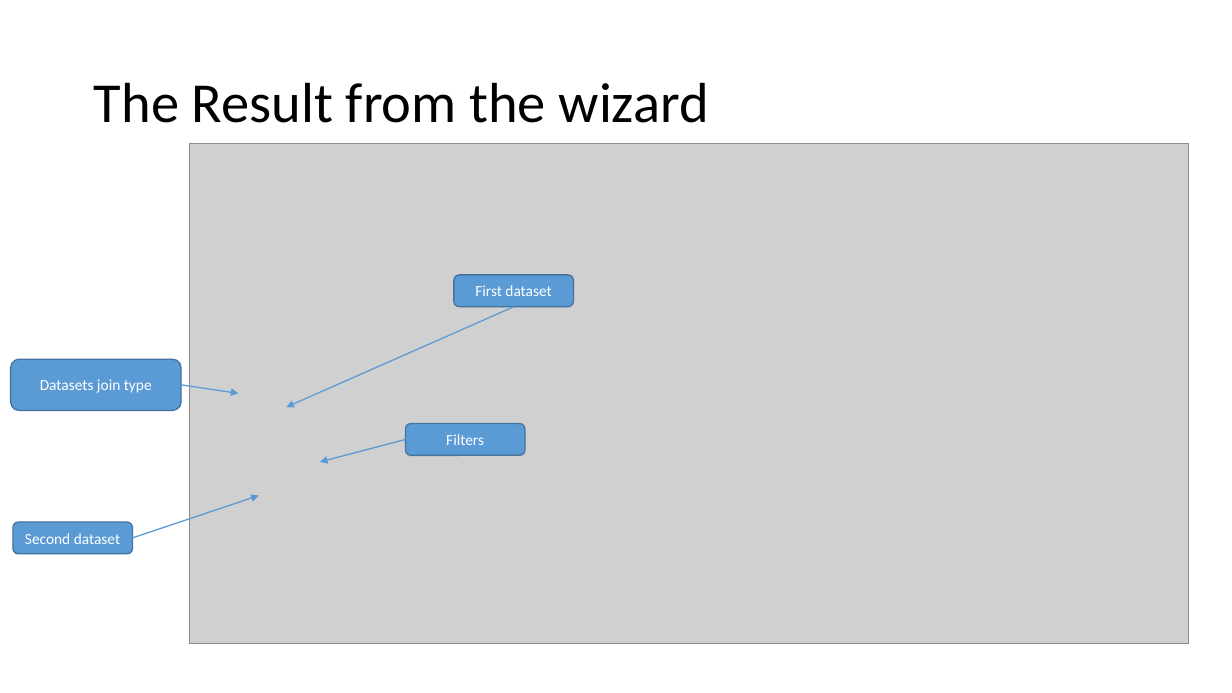
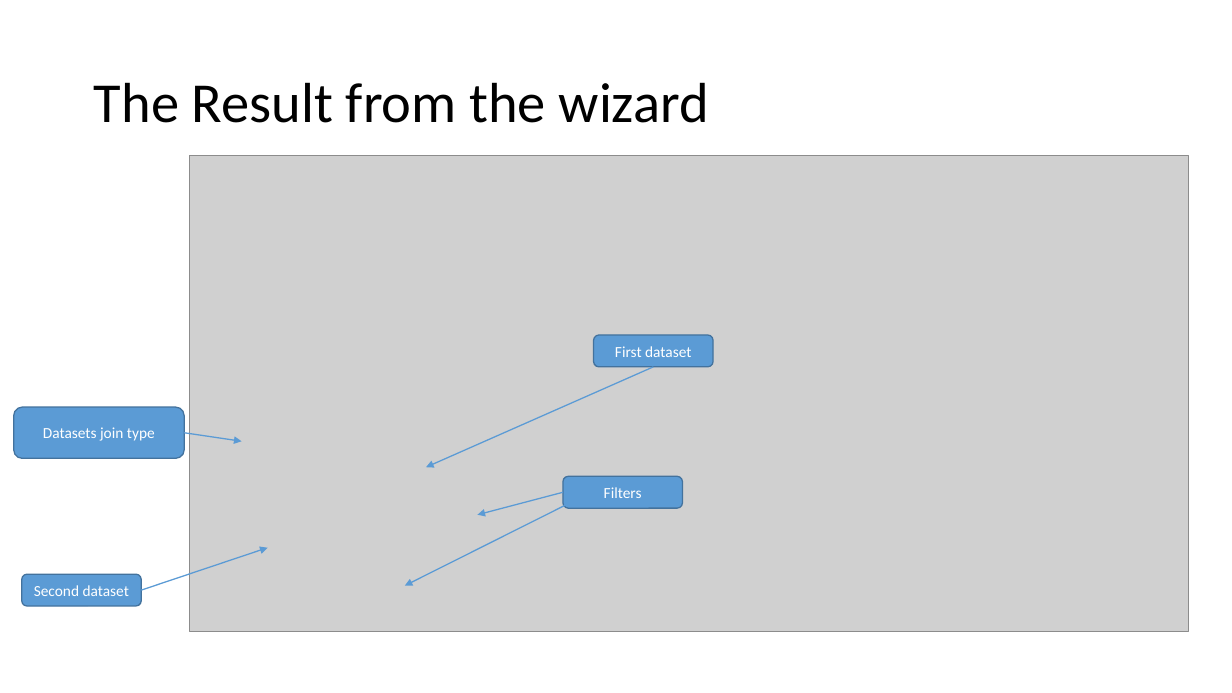
Before and after one commit to HicServices/RDMP, a slide deck: slide 6 of Documentation/Training/CohortBuilder.pptx. Drawn at 1232x693 pixels with LibreOffice and Linux fonts; fonts in the diff are those of the drawing; grey boxes stand for pictures. Boxes give left, top, right and bottom in pixels: in the first picture for what was removed or moved away, otherwise in the second. Text is boxed around its words. In the diff, an @@ line names an element or a change of style, - is before the commit and + after.

```diff
--- a/Documentation/Training/CohortBuilder.pptx
+++ b/Documentation/Training/CohortBuilder.pptx
@@ picture: place and size @@
-picture at (189,143,1189,643)
+picture at (189,155,1189,631)
@@ rounded rectangle "First dataset": place and size @@
-rounded rectangle "First dataset" at (454,275,573,307)
+rounded rectangle "First dataset" at (593,335,713,367)
@@ arrow moved from (514, 307) - (287, 408) to (653, 367) - (426, 468) @@
@@ rounded rectangle "Datasets join type": place and size @@
-rounded rectangle "Datasets join type" at (11,360,181,410)
+rounded rectangle "Datasets join type" at (14,408,184,458)
@@ arrow moved from (181, 385) - (238, 394) to (184, 433) - (241, 442) @@
@@ rounded rectangle "Filters": place and size @@
-rounded rectangle "Filters" at (406,423,525,455)
+rounded rectangle "Filters" at (563,477,682,508)
@@ arrow added from (568, 504) to (405, 586), #5B9BD5 1 pt @@
@@ arrow moved from (406, 440) - (320, 462) to (563, 493) - (478, 515) @@
@@ arrow moved from (132, 538) - (259, 495) to (141, 591) - (268, 548) @@
@@ rounded rectangle "Second dataset": place and size @@
-rounded rectangle "Second dataset" at (13,522,132,554)
+rounded rectangle "Second dataset" at (22,574,141,605)
```
Also in this commit, not shown: 2 other slides changed.
